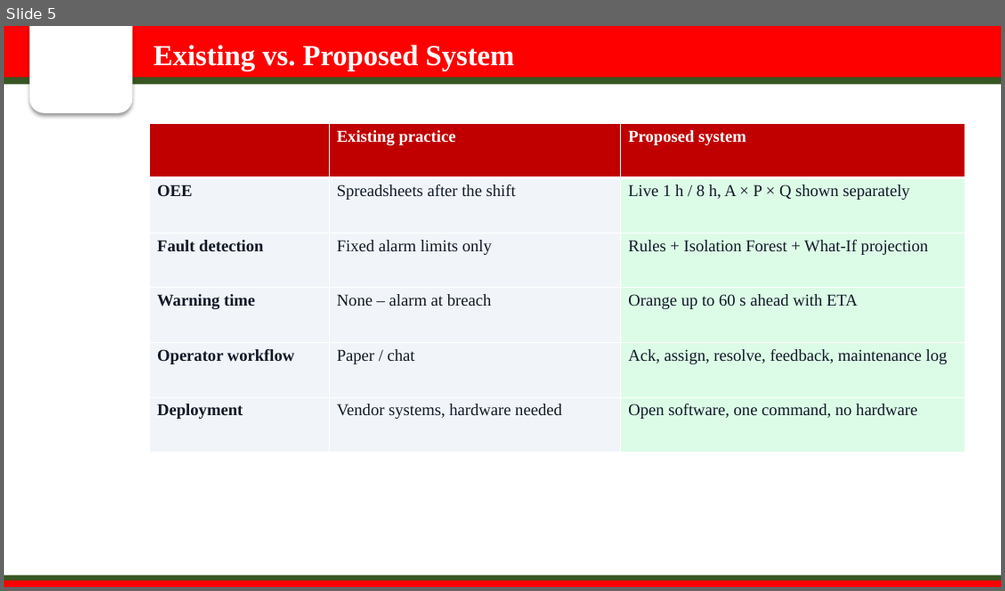
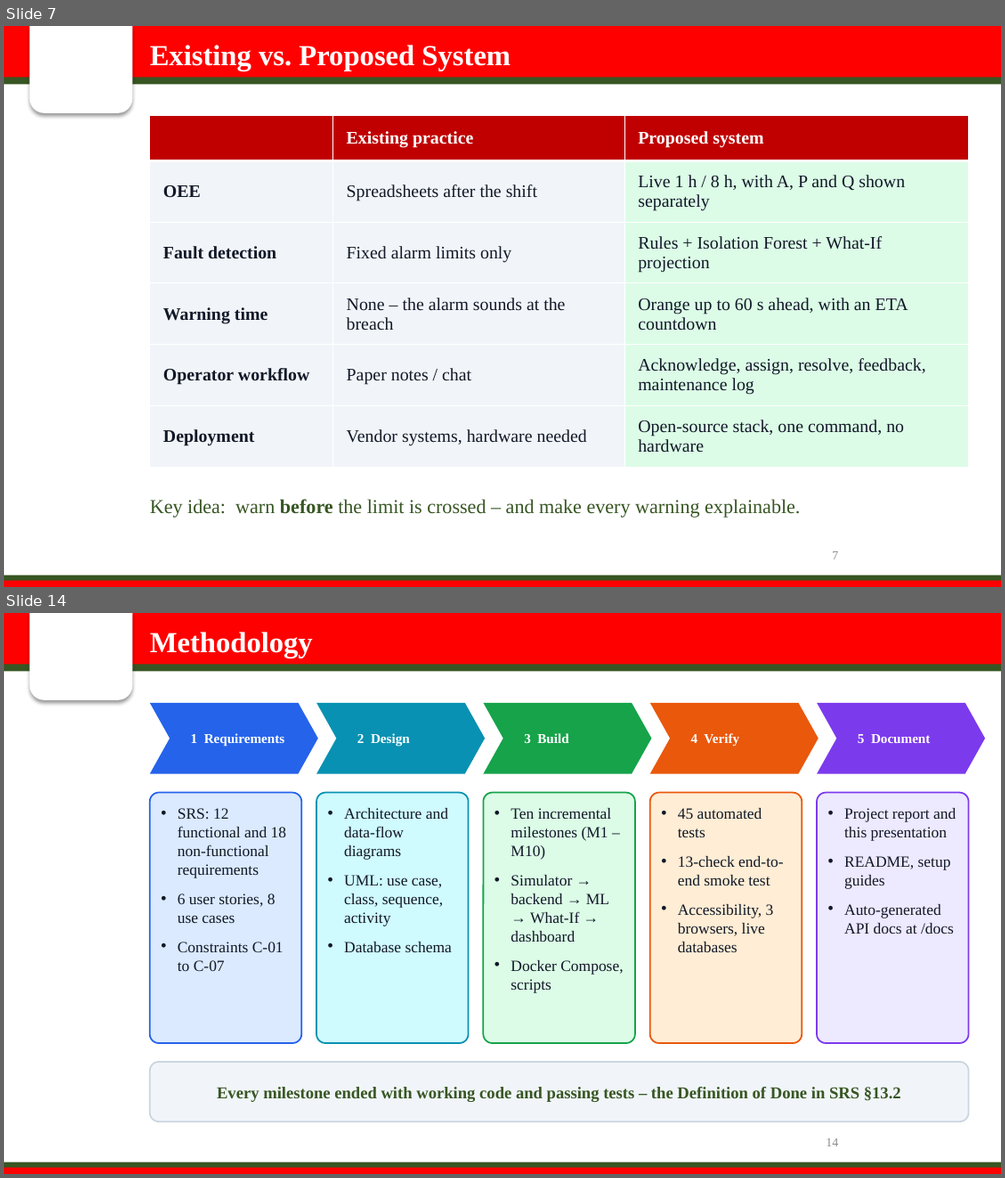
Before and after one commit to sanika-2811/oee-smart-factory, a slide deck: presentation/OEE_Smart_Factory_Presentation.pptx. Shown one above the other, each under a label of ours: slide 5 before the commit, slides 7 and 14 after it; the slides between them are not shown. The pictures are 1005x591 and 1005x1178 pixels, drawn with LibreOffice and Linux fonts; fonts in the diff are those of the drawing; background and template pictures are left out. Boxes give left, top, right and bottom in pixels: in the first picture for what was removed or moved away, otherwise in the second. Text is boxed around its words. In the diff, an @@ line names an element or a change of style, - is before the commit and + after.

```diff
--- a/presentation/OEE_Smart_Factory_Presentation.pptx
+++ b/presentation/OEE_Smart_Factory_Presentation.pptx
@@ slide 14 added at (4,613,1001,1174), background #FFFFFF; not listed: 5 template elements that a slide beside it also shows @@
@@ text added at (150,632,313,657), 28 pt, text #FFFFFF, bold @@
+Methodology
@@ chevron added at (150,703,318,774), fill #2563EB, 13 pt, text #FFFFFF, bold @@
+1 Requirements
@@ chevron added at (316,703,485,774), fill #0891B2, 13 pt, text #FFFFFF, bold @@
+2 Design
@@ chevron added at (484,703,652,774), fill #16A34A, 13 pt, text #FFFFFF, bold @@
+3 Build
@@ chevron added at (650,703,818,774), fill #EA580C, 13 pt, text #FFFFFF, bold @@
+4 Verify
@@ chevron added at (817,703,985,774), fill #7C3AED, 13 pt, text #FFFFFF, bold @@
+5 Document
@@ rounded rectangle added at (150,793,301,1043), fill #DBEAFE, outline #2563EB 1.5 pt @@
@@ rounded rectangle added at (316,793,469,1043), fill #CFFAFE, outline #0891B2 1.5 pt @@
@@ rounded rectangle added at (484,793,635,1043), fill #DCFCE7, outline #16A34A 1.5 pt @@
@@ rounded rectangle added at (650,793,802,1043), fill #FFEDD5, outline #EA580C 1.5 pt @@
@@ rounded rectangle added at (817,793,969,1043), fill #EDE9FE, outline #7C3AED 1.5 pt @@
@@ text added at (178,808,286,971), 15 pt, text #111827 @@
+• SRS: 12 functional and 18 non-functional requirements
+• 6 user stories, 8 use cases
+• Constraints C-01 to C-07
@@ text added at (344,808,452,952), 15 pt, text #111827 @@
+• Architecture and data-flow diagrams
+• UML: use case, class, sequence, activity
+• Database schema
@@ text added at (510,808,623,992), 15 pt, text #111827 @@
+• Ten incremental milestones (M1 – M10)
+• Simulator → backend → ML → What-If → dashboard
+• Docker Compose, scripts
@@ text added at (678,808,783,952), 15 pt, text #111827 @@
+• 45 automated tests
+• 13-check end-to-end smoke test
+• Accessibility, 3 browsers, live databases
@@ text added at (844,808,955,933), 15 pt, text #111827 @@
+• Project report and this presentation
+• README, setup guides
+• Auto-generated API docs at /docs
@@ rounded rectangle added at (150,1062,969,1121), fill #F1F5F9, outline #CBD5E1 1.5 pt, 16 pt, text #375623, bold @@
+Every milestone ended with working code and passing tests – the Definition of Done in SRS §13.2
@@ page number added at (825,1138,838,1146), 12 pt, text #8C8C8C @@
+14
@@ what was slide 5 is now slide 7 @@
@@ slide 7 changed as well @@
@@ text "Existing vs. Proposed System": place and size @@
-text "Existing vs. Proposed System" at (154,45,515,70)
+text "Existing vs. Proposed System" at (150,45,510,70)
@@ table at (150,116,969,467) @@
-row 2, column 3: Live 1 h / 8 h, A × P × Q shown separately
+row 2, column 3: Live 1 h / 8 h, with A, P and Q shown separately
-row 4, column 2: None – alarm at breach
+row 4, column 2: None – the alarm sounds at the breach
-row 4, column 3: Orange up to 60 s ahead with ETA
+row 4, column 3: Orange up to 60 s ahead, with an ETA countdown
-row 5, column 2: Paper / chat
+row 5, column 2: Paper notes / chat
-row 5, column 3: Ack, assign, resolve, feedback, maintenance log
+row 5, column 3: Acknowledge, assign, resolve, feedback, maintenance log
-row 6, column 3: Open software, one command, no hardware
+row 6, column 3: Open-source stack, one command, no hardware
@@ size 16 to 17 pt in "Existing practice", "Proposed system", "OEE", "Spreadsheets after the shift" and 7 more places @@
@@ table: place and size @@
-table at (150,123,965,452)
+table at (150,116,969,467)
@@ text added at (150,499,800,517), 19 pt, text #375623 @@
+Key idea: warn before the limit is crossed – and make every warning explainable.
@@ page number added at (832,551,838,559), 12 pt, text #8C8C8C @@
+7
```
Also in this commit, not shown: 8 other slides changed, 28 other slides added, 7 slides removed, 5 other files.
